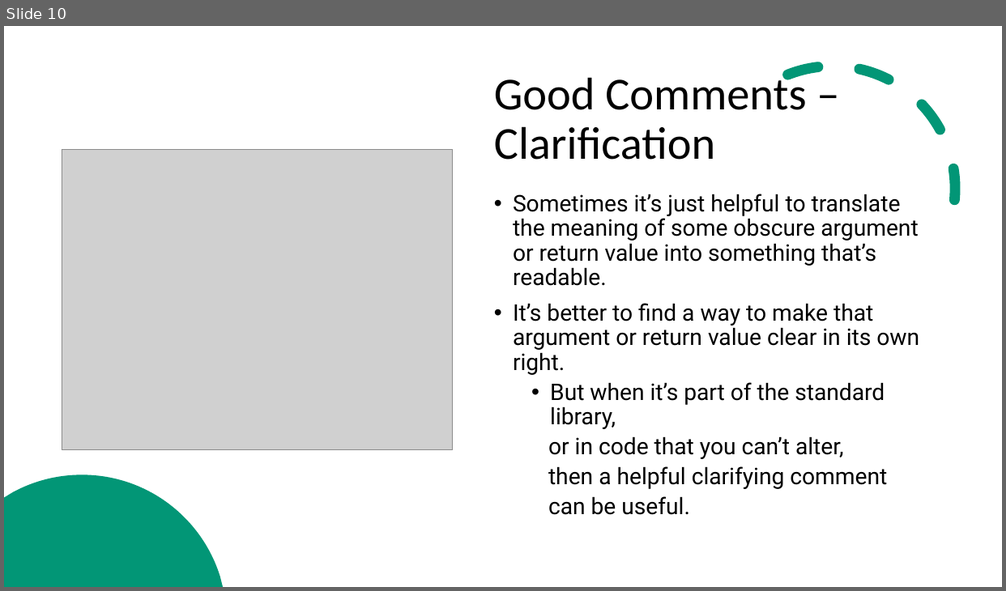
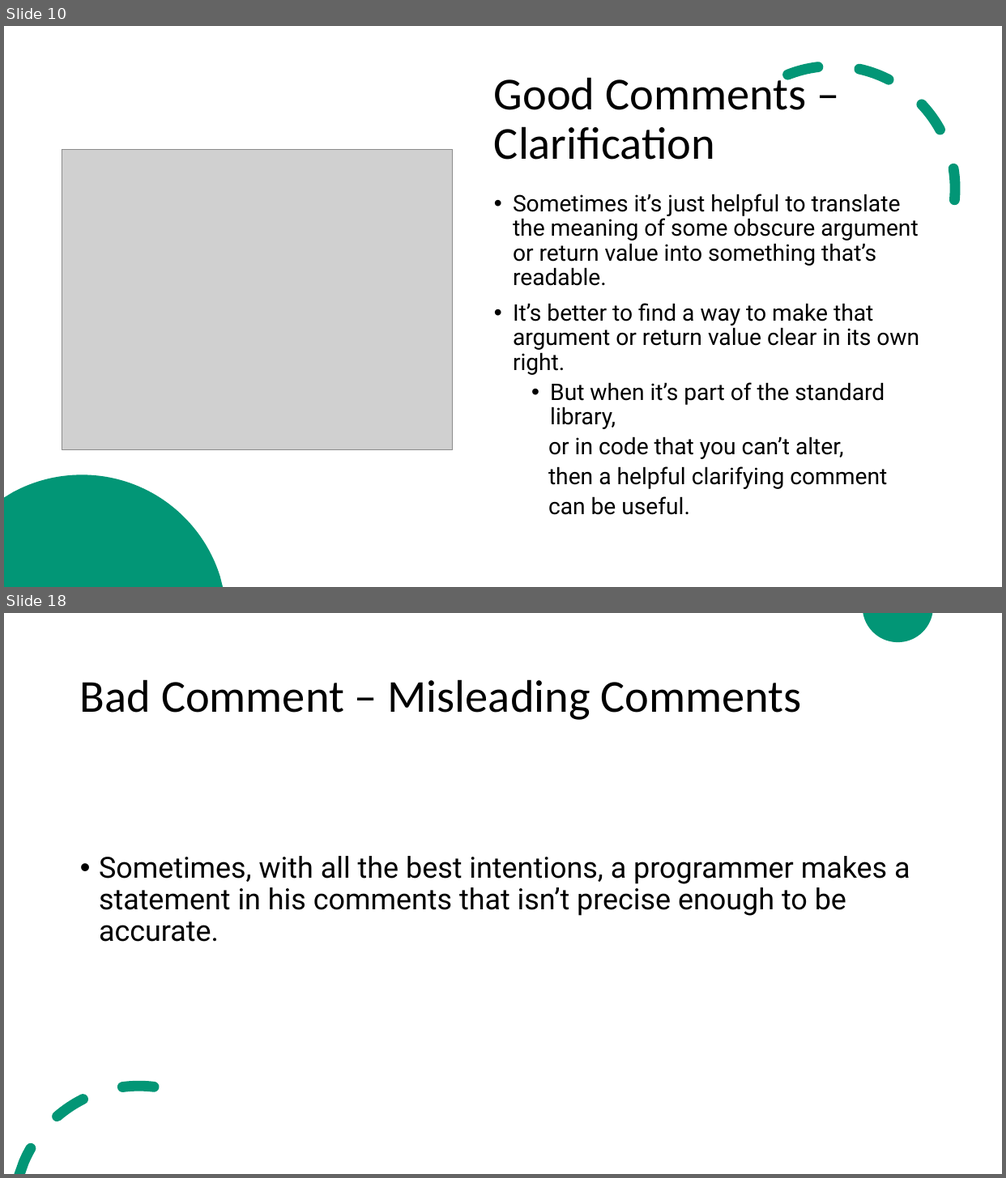
Before and after one commit to ZeinaZayed4/clean-code, a slide deck: Clean Code - Chapter 4.pptx. Shown one above the other, each under a label of ours: slide 10 before the commit, slides 10 and 18 after it; the slides between them are not shown. The pictures are 1006x591 and 1006x1178 pixels, drawn with LibreOffice and Linux fonts; fonts in the diff are those of the drawing; grey boxes stand for pictures. Boxes give left, top, right and bottom in pixels: in the first picture for what was removed or moved away, otherwise in the second. Text is boxed around its words. In the diff, an @@ line names an element or a change of style, - is before the commit and + after.

```diff
--- a/Clean Code - Chapter 4.pptx
+++ b/Clean Code - Chapter 4.pptx
@@ slide 18 added at (x1=4, y1=613, x2=1002, y2=1174), background #FFFFFF; not listed: 2 template elements that a slide beside it also shows @@
@@ title added at (x1=80, y1=679, x2=802, y2=720), 44 pt, text #000000 @@
+Bad Comment – Misleading Comments
@@ text added at (x1=99, y1=856, x2=910, y2=942), 28 pt, text #000000 @@
+• Sometimes, with all the best intentions, a programmer makes a statement in his comments that isn’t precise enough to be accurate.
```
Also in this commit, not shown: 7 other slides added.
